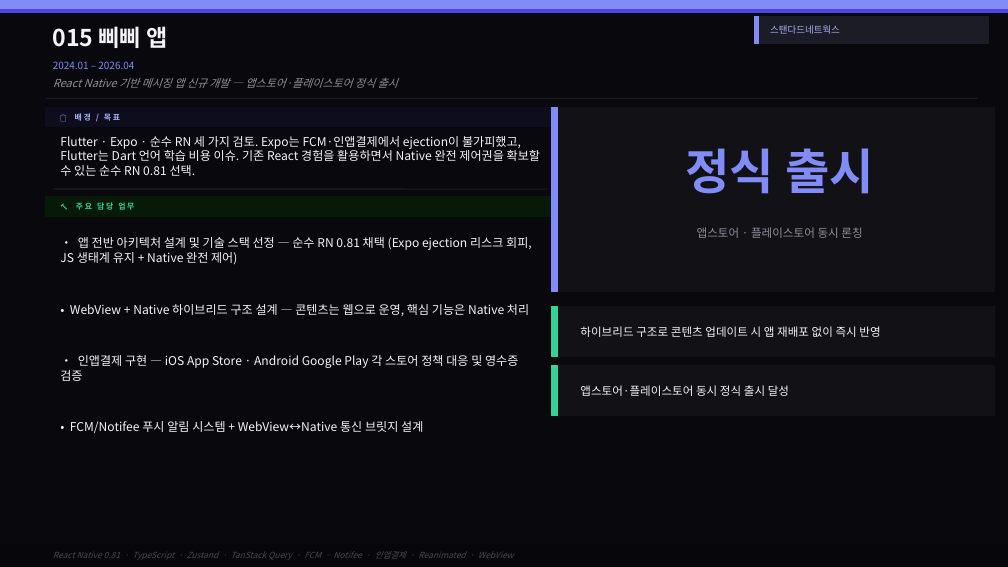
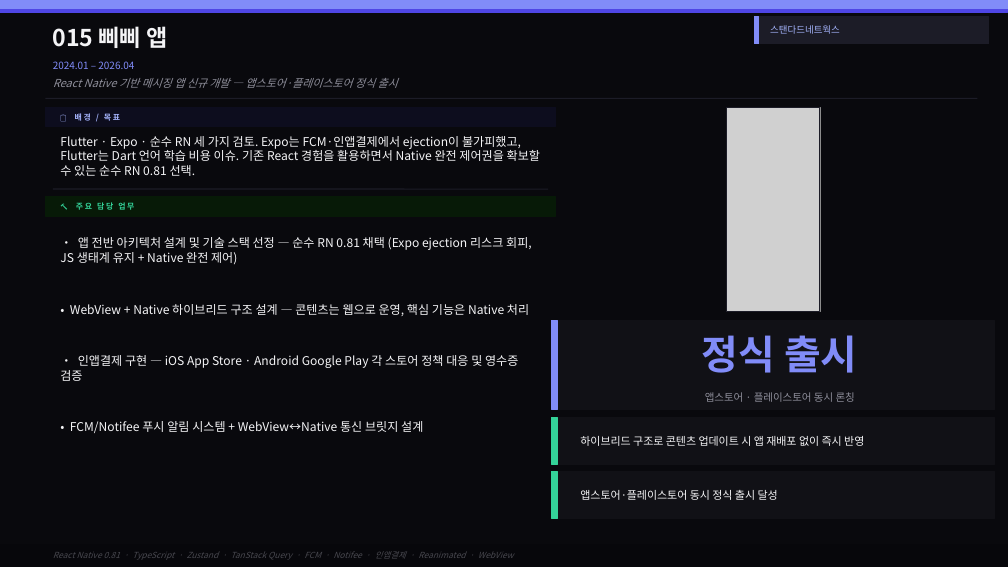
Before and after one commit to jinwonnnnnnn/jinwon-portfolio, a slide deck: slide 5 of apps/web/public/portfolio.pptx. Drawn at 1008x567 pixels with LibreOffice and Linux fonts; fonts in the diff are those of the drawing; grey boxes stand for pictures. Boxes give left, top, right and bottom in pixels: in the first picture for what was removed or moved away, otherwise in the second. Text is boxed around its words. In the diff, an @@ line names an element or a change of style, - is before the commit and + after.

```diff
--- a/apps/web/public/portfolio.pptx
+++ b/apps/web/public/portfolio.pptx
@@ rectangle removed at [552,107,994,292] @@
@@ rectangle: place and size @@
-rectangle at [552,107,557,292]
+rectangle at [726,107,820,312]
@@ rectangle at [726,107,820,312]: fill #818CF8 to none; outline #818CF8 1 pt to #1C1C27 1 pt @@
@@ picture added at [726,107,820,312] @@
@@ rectangle: place and size @@
-rectangle at [552,366,994,415]
+rectangle at [552,321,994,410]
@@ rectangle added at [552,321,557,410], fill #818CF8, outline #818CF8 1 pt @@
@@ text "정식 출시": place and size @@
-text "정식 출시" at [686,148,874,194]
+text "정식 출시" at [702,335,857,373]
@@ text "정식 출시" at [702,335,857,373]: size 46 to 38 pt @@
@@ rectangle: place and size @@
-rectangle at [552,307,994,356]
+rectangle at [552,417,994,464]
@@ rectangle: place and size @@
-rectangle at [552,366,557,415]
+rectangle at [552,417,557,464]
@@ text at [705,392,855,402]: text changed; size 11 to 10 pt; text colour #F4F4F6 to #8E8E9A @@
-앱스토어·플레이스토어 동시 정식 출시 달성
+앱스토어 · 플레이스토어 동시 론칭
@@ text "하이브리드 구조로 콘텐츠 업데이트 시 ...": place and size @@
-text "하이브리드 구조로 콘텐츠 업데이트 시 ..." at [580,326,880,337]
+text "하이브리드 구조로 콘텐츠 업데이트 시 ..." at [580,436,864,446]
@@ text "하이브리드 구조로 콘텐츠 업데이트 시 ..." at [580,436,864,446]: size 11 to 10.5 pt @@
@@ rectangle: place and size @@
-rectangle at [552,307,557,356]
+rectangle at [552,472,557,519]
@@ rectangle added at [552,472,994,519], fill #111116, outline #111116 1 pt @@
@@ text at [580,490,778,500]: text changed; size 11 to 10.5 pt; text colour #8E8E9A to #F4F4F6 @@
-앱스토어 · 플레이스토어 동시 론칭
+앱스토어·플레이스토어 동시 정식 출시 달성
```
Also in this commit, not shown: 5 other slides changed, 3 other files.
